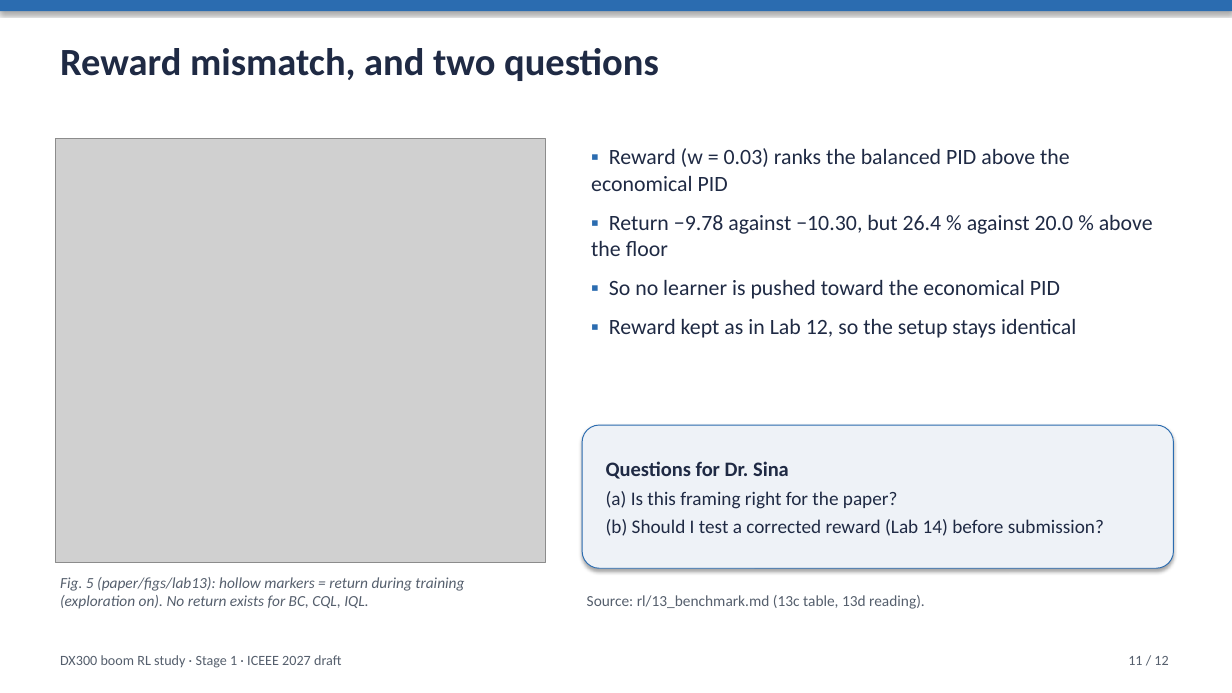
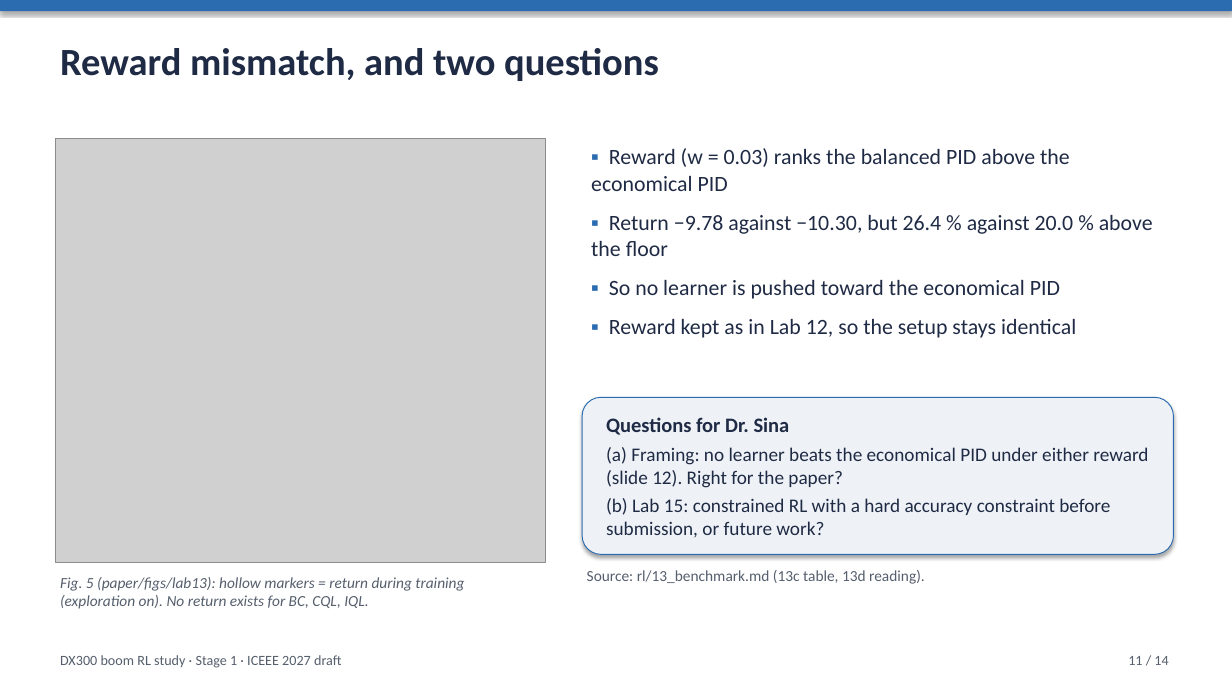
Before and after one commit to Ahmedayyadw/dx300-sim, a slide deck: slide 11 of slides/dx300_sac_methods.pptx. Drawn at 1232x693 pixels with LibreOffice and Linux fonts; fonts in the diff are those of the drawing; grey boxes stand for pictures. Boxes give left, top, right and bottom in pixels: in the first picture for what was removed or moved away, otherwise in the second. Text is boxed around its words. In the diff, an @@ line names an element or a change of style, - is before the commit and + after.

```diff
--- a/slides/dx300_sac_methods.pptx
+++ b/slides/dx300_sac_methods.pptx
@@ rounded rectangle "Questions for Dr. Sina": place and size @@
-rounded rectangle "Questions for Dr. Sina" at [582, 425, 1174, 568]
+rounded rectangle "Questions for Dr. Sina" at [582, 397, 1174, 555]
@@ text in rounded rectangle at [606, 447, 1148, 537]: text changed @@
-(a) Is this framing right for the paper?
-(b) Should I test a corrected reward (Lab 14) before submission?
+(a) Framing: no learner beats the economical PID under either reward (slide 12). Right for the paper?
+(b) Lab 15: constrained RL with a hard accuracy constraint before submission, or future work?
@@ text "Source: rl/13_benchmark.md (13c table, 13d ...": place and size @@
-text "Source: rl/13_benchmark.md (13c table, 13d ..." at [587, 595, 925, 609]
+text "Source: rl/13_benchmark.md (13c table, 13d ..." at [587, 570, 925, 584]
@@ text at [1128, 656, 1168, 665]: text changed @@
-11 / 12
+11 / 14
```
Also in this commit, not shown: 11 other slides changed, 2 slides added, 2 other files.
